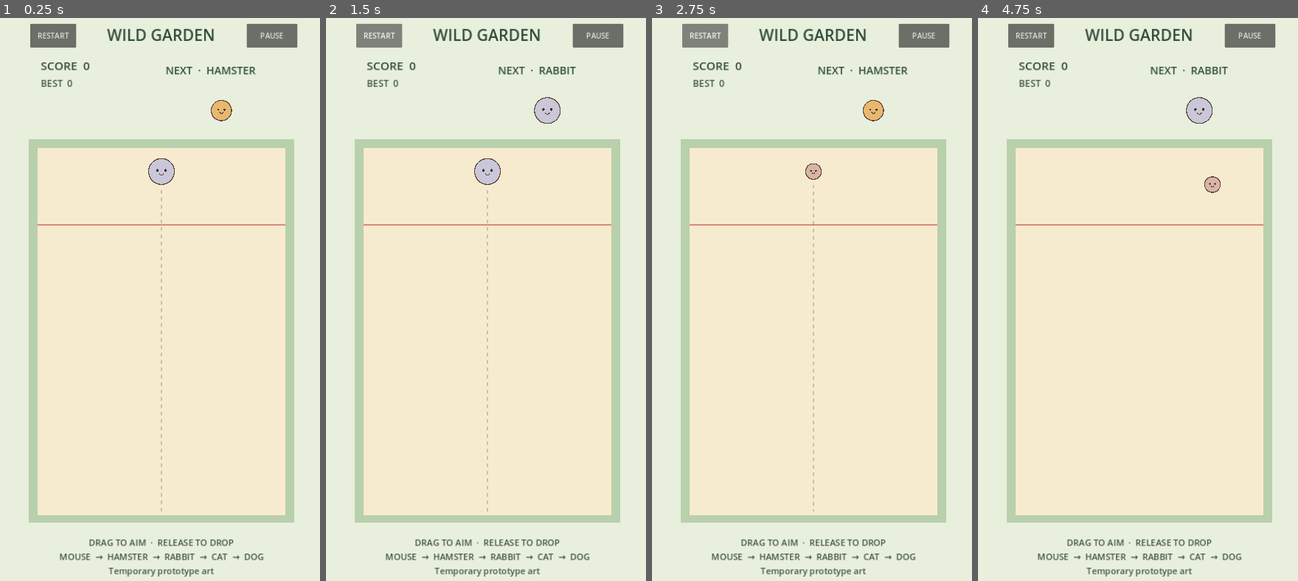
Above: before the commit, frames 1-4 (left to right).
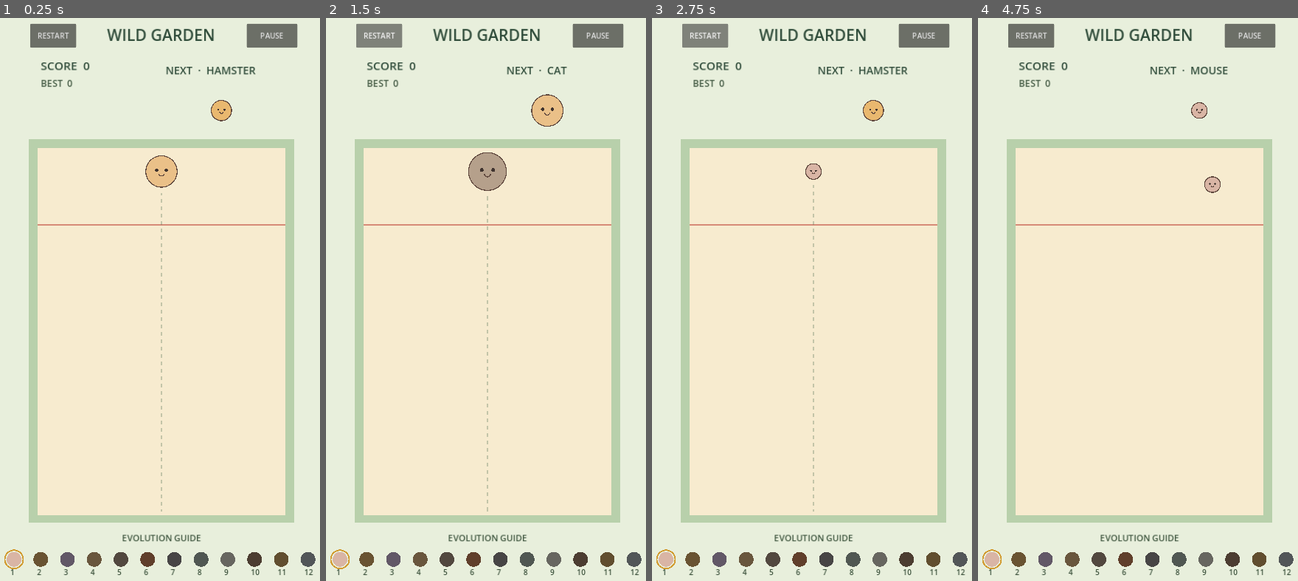
Above: after the commit, the same moments.

Repository: sandikovcusu-commits/MergeAnimal
Game: Godot game, scene res://scenes/game/Game.tscn
The game is run twice, just before and just after one commit, with the same random seed, the same clock (stepped at 60 frames per second) and the same inputs.
Inputs (mouse positions are in pixels of both pictures, inside the frame that each line leads up to):
- Up to frame 1 (0.25 s): no input
- Up to frame 2 (1.5 s): click "RESTART" at 0.5 s; click "RESTART" at 1.25 s
- Up to frame 3 (2.75 s): click "RESTART" at 2 s
- Up to frame 4 (4.75 s): click "PAUSE" at 2.75 s; click "RESUME" at 3.5 s; tap Enter at 4.25 s; move the mouse to (1211, 276) at 4.27 s; click (1211, 276) at 4.42 s

The runs differ from the first frame. In frame 1, 2.7% of the frame differs, in the area x 1-99%, y 24-100%; in frame 2, 3.5%, in the area x 1-99%, y 8-100%; in frame 3, 2.2%; in frame 4, 2.6%.

Commit message:
Add data-driven animal evolution and day 3 regression coverage
Co-authored-by: arena-agent <297053741+arena-agent@users.noreply.github.com>

Diff:
--- a/MergeAnimals/project.godot
+++ b/MergeAnimals/project.godot
@@ -1,9 +1,9 @@
-; Merge Animals: Wild Garden — day 2 unverified development build
+; Merge Animals: Wild Garden — day 3 development build
 config_version=5
 
 [application]
 config/name="Merge Animals: Wild Garden"
-config/version="0.2.0-dev"
+config/version="0.3.0-dev"
 run/main_scene="res://scenes/game/Game.tscn"
 
 [display]
--- /dev/null
+++ b/MergeAnimals/resources/animals/bear.tres
@@ -0,0 +1,22 @@
+[gd_resource type="Resource" script_class="AnimalData" load_steps=2 format=3]
+
+[ext_resource type="Script" path="res://scripts/gameplay/AnimalData.gd" id="1"]
+
+[resource]
+script = ExtResource("1")
+id = &"bear"
+display_name = "Bear"
+translation_key = &"ANIMAL_BEAR"
+level = 10
+radius = 93.0
+body_mass = 6.7
+friction = 0.5
+bounce = 0.1
+linear_damping = 0.0
+angular_damping = 0.0
+spawn_weight = 0.0
+next_evolution_id = &"lion"
+golden_terminal = false
+merge_score = 150
+placeholder_color = Color(0.658824, 0.529412, 0.431373, 1)
+unlock_id = &"bear"
--- a/MergeAnimals/resources/animals/cat.tres
+++ b/MergeAnimals/resources/animals/cat.tres
@@ -6,11 +6,17 @@
 script = ExtResource("1")
 id = &"cat"
 display_name = "Cat"
+translation_key = &"ANIMAL_CAT"
 level = 4
 radius = 35.0
-body_mass = 2.0
+body_mass = 1.8
 friction = 0.5
 bounce = 0.1
+linear_damping = 0.0
+angular_damping = 0.0
+spawn_weight = 15.0
+next_evolution_id = &"dog"
+golden_terminal = false
 merge_score = 12
-placeholder_color = Color(0.886275, 0.662745, 0.588235, 1)
+placeholder_color = Color(0.917647, 0.752941, 0.533333, 1)
 unlock_id = &"cat"
--- a/MergeAnimals/resources/animals/dog.tres
+++ b/MergeAnimals/resources/animals/dog.tres
@@ -6,11 +6,17 @@
 script = ExtResource("1")
 id = &"dog"
 display_name = "Dog"
+translation_key = &"ANIMAL_DOG"
 level = 5
 radius = 42.0
-body_mass = 2.6
+body_mass = 2.3
 friction = 0.5
 bounce = 0.1
+linear_damping = 0.0
+angular_damping = 0.0
+spawn_weight = 10.0
+next_evolution_id = &"fox"
+golden_terminal = false
 merge_score = 20
-placeholder_color = Color(0.741176, 0.596078, 0.435294, 1)
+placeholder_color = Color(0.709804, 0.627451, 0.545098, 1)
 unlock_id = &"dog"
--- /dev/null
+++ b/MergeAnimals/resources/animals/elephant.tres
@@ -0,0 +1,22 @@
+[gd_resource type="Resource" script_class="AnimalData" load_steps=2 format=3]
+
+[ext_resource type="Script" path="res://scripts/gameplay/AnimalData.gd" id="1"]
+
+[resource]
+script = ExtResource("1")
+id = &"elephant"
+display_name = "Elephant"
+translation_key = &"ANIMAL_ELEPHANT"
+level = 12
+radius = 125.0
+body_mass = 9.8
+friction = 0.5
+bounce = 0.1
+linear_damping = 0.0
+angular_damping = 0.0
+spawn_weight = 0.0
+next_evolution_id = &""
+golden_terminal = true
+merge_score = 500
+placeholder_color = Color(0.717647, 0.749020, 0.772549, 1)
+unlock_id = &"elephant"
--- /dev/null
+++ b/MergeAnimals/resources/animals/fox.tres
@@ -0,0 +1,22 @@
+[gd_resource type="Resource" script_class="AnimalData" load_steps=2 format=3]
+
+[ext_resource type="Script" path="res://scripts/gameplay/AnimalData.gd" id="1"]
+
+[resource]
+script = ExtResource("1")
+id = &"fox"
+display_name = "Fox"
+translation_key = &"ANIMAL_FOX"
+level = 6
+radius = 50.0
+body_mass = 2.9
+friction = 0.5
+bounce = 0.1
+linear_damping = 0.0
+angular_damping = 0.0
+spawn_weight = 0.0
+next_evolution_id = &"raccoon"
+golden_terminal = false
+merge_score = 32
+placeholder_color = Color(0.839216, 0.545098, 0.376471, 1)
+unlock_id = &"fox"
--- a/MergeAnimals/resources/animals/hamster.tres
+++ b/MergeAnimals/resources/animals/hamster.tres
@@ -6,11 +6,17 @@
 script = ExtResource("1")
 id = &"hamster"
 display_name = "Hamster"
+translation_key = &"ANIMAL_HAMSTER"
 level = 2
 radius = 23.0
 body_mass = 1.1
 friction = 0.5
 bounce = 0.1
+linear_damping = 0.0
+angular_damping = 0.0
+spawn_weight = 25.0
+next_evolution_id = &"rabbit"
+golden_terminal = false
 merge_score = 4
 placeholder_color = Color(0.913725, 0.721569, 0.435294, 1)
 unlock_id = &"hamster"
--- /dev/null
+++ b/MergeAnimals/resources/animals/koala.tres
@@ -0,0 +1,22 @@
+[gd_resource type="Resource" script_class="AnimalData" load_steps=2 format=3]
+
+[ext_resource type="Script" path="res://scripts/gameplay/AnimalData.gd" id="1"]
+
+[resource]
+script = ExtResource("1")
+id = &"koala"
+display_name = "Koala"
+translation_key = &"ANIMAL_KOALA"
+level = 8
+radius = 69.0
+body_mass = 4.5
+friction = 0.5
+bounce = 0.1
+linear_damping = 0.0
+angular_damping = 0.0
+spawn_weight = 0.0
+next_evolution_id = &"panda"
+golden_terminal = false
+merge_score = 70
+placeholder_color = Color(0.698039, 0.756863, 0.709804, 1)
+unlock_id = &"koala"
--- /dev/null
+++ b/MergeAnimals/resources/animals/lion.tres
@@ -0,0 +1,22 @@
+[gd_resource type="Resource" script_class="AnimalData" load_steps=2 format=3]
+
+[ext_resource type="Script" path="res://scripts/gameplay/AnimalData.gd" id="1"]
+
+[resource]
+script = ExtResource("1")
+id = &"lion"
+display_name = "Lion"
+translation_key = &"ANIMAL_LION"
+level = 11
+radius = 108.0
+body_mass = 8.1
+friction = 0.5
+bounce = 0.1
+linear_damping = 0.0
+angular_damping = 0.0
+spawn_weight = 0.0
+next_evolution_id = &"elephant"
+golden_terminal = false
+merge_score = 220
+placeholder_color = Color(0.843137, 0.682353, 0.407843, 1)
+unlock_id = &"lion"
--- a/MergeAnimals/resources/animals/mouse.tres
+++ b/MergeAnimals/resources/animals/mouse.tres
@@ -6,11 +6,17 @@
 script = ExtResource("1")
 id = &"mouse"
 display_name = "Mouse"
+translation_key = &"ANIMAL_MOUSE"
 level = 1
 radius = 18.0
 body_mass = 0.8
 friction = 0.5
 bounce = 0.1
+linear_damping = 0.0
+angular_damping = 0.0
+spawn_weight = 30.0
+next_evolution_id = &"hamster"
+golden_terminal = false
 merge_score = 2
 placeholder_color = Color(0.850980, 0.709804, 0.647059, 1)
 unlock_id = &"mouse"
--- /dev/null
+++ b/MergeAnimals/resources/animals/panda.tres
@@ -0,0 +1,22 @@
+[gd_resource type="Resource" script_class="AnimalData" load_steps=2 format=3]
+
+[ext_resource type="Script" path="res://scripts/gameplay/AnimalData.gd" id="1"]
+
+[resource]
+script = ExtResource("1")
+id = &"panda"
+display_name = "Panda"
+translation_key = &"ANIMAL_PANDA"
+level = 9
+radius = 80.0
+body_mass = 5.5
+friction = 0.5
+bounce = 0.1
+linear_damping = 0.0
+angular_damping = 0.0
+spawn_weight = 0.0
+next_evolution_id = &"bear"
+golden_terminal = false
+merge_score = 100
+placeholder_color = Color(0.894118, 0.890196, 0.839216, 1)
+unlock_id = &"panda"
--- a/MergeAnimals/resources/animals/rabbit.tres
+++ b/MergeAnimals/resources/animals/rabbit.tres
@@ -6,11 +6,17 @@
 script = ExtResource("1")
 id = &"rabbit"
 display_name = "Rabbit"
+translation_key = &"ANIMAL_RABBIT"
 level = 3
 radius = 29.0
-body_mass = 1.5
+body_mass = 1.4
 friction = 0.5
 bounce = 0.1
+linear_damping = 0.0
+angular_damping = 0.0
+spawn_weight = 20.0
+next_evolution_id = &"cat"
+golden_terminal = false
 merge_score = 8
-placeholder_color = Color(0.788235, 0.780392, 0.847059, 1)
+placeholder_color = Color(0.850980, 0.768627, 0.901961, 1)
 unlock_id = &"rabbit"
--- /dev/null
+++ b/MergeAnimals/resources/animals/raccoon.tres
@@ -0,0 +1,22 @@
+[gd_resource type="Resource" script_class="AnimalData" load_steps=2 format=3]
+
+[ext_resource type="Script" path="res://scripts/gameplay/AnimalData.gd" id="1"]
+
+[resource]
+script = ExtResource("1")
+id = &"raccoon"
+display_name = "Raccoon"
+translation_key = &"ANIMAL_RACCOON"
+level = 7
+radius = 59.0
+body_mass = 3.6
+friction = 0.5
+bounce = 0.1
+linear_damping = 0.0
+angular_damping = 0.0
+spawn_weight = 0.0
+next_evolution_id = &"koala"
+golden_terminal = false
+merge_score = 48
+placeholder_color = Color(0.619608, 0.603922, 0.600000, 1)
+unlock_id = &"raccoon"
--- a/MergeAnimals/scenes/game/Game.tscn
+++ b/MergeAnimals/scenes/game/Game.tscn
@@ -12,6 +12,19 @@
 [ext_resource type="Script" path="res://scripts/managers/DangerMonitor.gd" id="10"]
 [ext_resource type="Script" path="res://scripts/gameplay/AnimalVisual.gd" id="11"]
 
+[ext_resource type="Resource" path="res://resources/animals/fox.tres" id="animal6"]
+[ext_resource type="Resource" path="res://resources/animals/raccoon.tres" id="animal7"]
+[ext_resource type="Resource" path="res://resources/animals/koala.tres" id="animal8"]
+[ext_resource type="Resource" path="res://resources/animals/panda.tres" id="animal9"]
+[ext_resource type="Resource" path="res://resources/animals/bear.tres" id="animal10"]
+[ext_resource type="Resource" path="res://resources/animals/lion.tres" id="animal11"]
+[ext_resource type="Resource" path="res://resources/animals/elephant.tres" id="animal12"]
+[ext_resource type="Script" path="res://scripts/gameplay/GoldenConfig.gd" id="gold_config"]
+
+[sub_resource type="Resource" id="gold_settings"]
+script = ExtResource("gold_config")
+bonus_score = 1000
+
 [sub_resource type="RectangleShape2D" id="wall"]
 size = Vector2(32, 830)
 
@@ -20,7 +33,8 @@
 
 [node name="Game" type="Node2D"]
 script = ExtResource("1")
-animals = Array[ExtResource("6")]([ExtResource("3"), ExtResource("4"), ExtResource("5"), ExtResource("7"), ExtResource("8")])
+animals = Array[ExtResource("6")]([ExtResource("3"), ExtResource("4"), ExtResource("5"), ExtResource("7"), ExtResource("8"), ExtResource("animal6"), ExtResource("animal7"), ExtResource("animal8"), ExtResource("animal9"), ExtResource("animal10"), ExtResource("animal11"), ExtResource("animal12")])
+golden_config = SubResource("gold_settings")
 animal_scene = ExtResource("2")
 
 [node name="Walls" type="StaticBody2D" parent="."]
@@ -117,12 +131,24 @@
 
 [node name="Hint" type="Label" parent="HUD"]
 offset_left = 60.0
-offset_top = 1140.0
+offset_top = 1130.0
 offset_right = 660.0
-offset_bottom = 1240.0
+offset_bottom = 1160.0
 theme_override_colors/font_color = Color(0.25, 0.34, 0.25, 1)
 theme_override_font_sizes/font_size = 19
-text = "DRAG TO AIM  ·  RELEASE TO DROP\nMOUSE  →  HAMSTER  →  RABBIT  →  CAT  →  DOG\nTemporary prototype art"
+text = "EVOLUTION GUIDE"
+horizontal_alignment = 1
+mouse_filter = 2
+
+[node name="GoldenLabel" type="Label" parent="HUD"]
+visible = false
+offset_left = 150.0
+offset_top = 420.0
+offset_right = 570.0
+offset_bottom = 480.0
+theme_override_font_sizes/font_size = 38
+theme_override_colors/font_color = Color(0.95, 0.70, 0.12, 1)
+text = "GOLDEN MERGE!"
 horizontal_alignment = 1
 mouse_filter = 2
 
--- a/MergeAnimals/scripts/gameplay/Animal.gd
+++ b/MergeAnimals/scripts/gameplay/Animal.gd
@@ -15,6 +15,8 @@
 	shape.radius = data.radius
 	circle.shape = shape
 	mass = data.body_mass
+	linear_damp = data.linear_damping
+	angular_damp = data.angular_damping
 	var material := PhysicsMaterial.new()
 	material.friction = data.friction
 	material.bounce = data.bounce
--- a/MergeAnimals/scripts/gameplay/AnimalData.gd
+++ b/MergeAnimals/scripts/gameplay/AnimalData.gd
@@ -3,14 +3,22 @@
 
 @export var id: StringName = &"mouse"
 @export var display_name: String = "Mouse"
+@export var translation_key: StringName = &"ANIMAL_MOUSE"
 @export_range(1, 100) var level: int = 1
 @export_range(5.0, 200.0) var radius: float = 18.0
 @export_range(0.01, 50.0) var body_mass: float = 1.0
 @export_range(0.0, 1.0) var friction: float = 0.5
 @export_range(0.0, 1.0) var bounce: float = 0.1
+@export_range(0.0, 20.0) var linear_damping: float = 0.0
+@export_range(0.0, 20.0) var angular_damping: float = 0.0
+@export_range(0.0, 100.0) var spawn_weight: float = 0.0
+@export var next_evolution_id: StringName = &""
+@export var golden_terminal: bool = false
 @export var merge_score: int = 2
 @export var placeholder_color: Color = Color("d9b5a5")
-@export var sprite: Texture2D
+@export var sprite: Texture2D # Main sprite; existing V0.2 property retained.
+@export var happy_sprite: Texture2D
+@export var surprise_sprite: Texture2D
 @export var merge_effect: PackedScene
 @export var merge_sound: AudioStream
 @export var unlock_id: StringName = &"mouse"
--- a/MergeAnimals/scripts/gameplay/Game.gd
+++ b/MergeAnimals/scripts/gameplay/Game.gd
@@ -14,6 +14,9 @@
 @export var test_seed: int = 0
 @export var animals: Array[AnimalData] = []
 @export var animal_scene: PackedScene
+@export var golden_config: GoldenConfig
+@export var combo_enabled: bool = true
+@export_range(0.1, 5.0) var combo_window: float = 1.0
 @export var debug_enabled: bool = false
 @export var persist_best: bool = true
 
@@ -29,6 +32,7 @@
 @onready var overlay: Control = $HUD/Overlay
 @onready var overlay_title: Label = $HUD/Overlay/Title
 @onready var resume_button: Button = $HUD/Overlay/ResumeButton
+@onready var golden_label: Label = $HUD/GoldenLabel
 @onready var debug_panel: Control = $HUD/DebugPanel
 @onready var debug_label: Label = $HUD/DebugPanel/Info
 var current_data: AnimalData
@@ -45,6 +49,11 @@
 var spawn_count: int = 0
 var debug_outlines: bool = false
 var drop_requested: bool = false
+var combo_count: int = 0
+var combo_left: float = 0.0
+var combo_events: int = 0
+var highest_level: int = 1
+var golden_tween: Tween
 
 func _ready() -> void:
 	process_mode = Node.PROCESS_MODE_ALWAYS
@@ -58,6 +67,7 @@
 		rng.seed = test_seed
 	merge_manager.setup(self)
 	merge_manager.merged.connect(_on_merged)
+	merge_manager.golden_merged.connect(_on_golden_merged)
 	danger_monitor.setup(self)
 	danger_monitor.overflow.connect(_on_game_over)
 	danger_monitor.danger_changed.connect(_on_danger_changed)
@@ -86,6 +96,9 @@
 	if not is_playing():
 		return
 	cooldown_left = maxf(0.0, cooldown_left - delta)
+	combo_left = maxf(0.0, combo_left - delta)
+	if combo_left <= 0.0:
+		combo_count = 0
 	if drop_requested:
 		drop_requested = false
 		_attempt_drop()
@@ -102,13 +115,28 @@
 		queue_redraw()
 
 func _pick_animal() -> AnimalData:
-	# Day 2 keeps the original three equally likely; weights are scheduled for Day 3.
-	return animals[rng.randi_range(0, mini(2, animals.size() - 1))]
+	var total := 0.0
+	for data in animals:
+		total += maxf(0.0, data.spawn_weight)
+	if total <= 0.0:
+		return animals[0]
+	var choice := rng.randf() * total
+	for data in animals:
+		choice -= maxf(0.0, data.spawn_weight)
+		if choice < 0.0:
+			return data
+	return animals[0]
+
+func find_animal(id: StringName) -> AnimalData:
+	for data in animals:
+		if data.id == id:
+			return data
+	return null
 
 func find_next_level(level: int) -> AnimalData:
 	for data in animals:
-		if data.level == level + 1:
-			return data
+		if data.level == level:
+			return find_animal(data.next_evolution_id)
 	return null
 
 func _set_aim(x: float) -> void:
@@ -202,6 +230,8 @@
 func create_animal(data: AnimalData, point: Vector2) -> Animal:
 	var animal := animal_scene.instantiate() as Animal
 	animal.data = data
+	highest_level = maxi(highest_level, data.level)
+	queue_redraw()
 	animal.position = point
 	pieces.add_child(animal)
 	merge_manager.observe(animal)
@@ -229,12 +259,39 @@
 				return point
 	return null
 
-func _on_merged(data: AnimalData, _point: Vector2) -> void:
-	score += data.merge_score
+func _award_merge(base_score: int) -> void:
+	if combo_enabled:
+		combo_count = combo_count + 1 if combo_left > 0.0 else 1
+		combo_left = combo_window
+		if combo_count > 1:
+			combo_events += 1
+	else:
+		combo_count = 1
+	var multiplier := minf(2.0, 1.0 + maxf(0, combo_count - 1) * 0.25)
+	score += roundi(base_score * multiplier)
 	if score > best_score:
 		best_score = score
 		_save_best()
 	_update_hud()
+
+func _on_merged(data: AnimalData, _point: Vector2) -> void:
+	_award_merge(data.merge_score)
+
+func _on_golden_merged(_point: Vector2) -> void:
+	# Golden award is exactly the configured bonus; it does not receive combo multiplication.
+	score += golden_config.bonus_score if golden_config else 1000
+	if score > best_score:
+		best_score = score
+		_save_best()
+	_update_hud()
+	golden_label.visible = true
+	golden_label.modulate.a = 1.0
+	if golden_tween and golden_tween.is_running():
+		golden_tween.kill()
+	golden_tween = create_tween()
+	golden_tween.tween_interval(0.7)
+	golden_tween.tween_property(golden_label, "modulate:a", 0.0, 0.5)
+	golden_tween.tween_callback(func(): golden_label.visible = false)
 
 func _load_best() -> int:
 	if not persist_best:
@@ -263,6 +320,8 @@
 	if not is_playing():
 		return
 	game_state = GameState.GAME_OVER
+	combo_count = 0
+	combo_left = 0.0
 	drop_requested = false
 	active_touch = -1
 	mouse_down = false
@@ -321,6 +380,18 @@
 	draw_line(Vector2(left_bound, danger_height), Vector2(right_bound, danger_height), line_color, 3.0)
 	if current_data and is_playing() and _can_aim():
 		draw_dashed_line(Vector2(aim_x, spawn_height + current_data.radius + 12), Vector2(aim_x, floor_height - 8), Color(0.38, 0.48, 0.37, 0.35), 2.0, 8.0)
+	# Compact evolution guide occupies the bottom margin, below the floor.
+	var font := ThemeDB.fallback_font
+	for i in range(animals.size()):
+		var item := animals[i]
+		var x := 40.0 + i * 58.0
+		var color: Color = item.placeholder_color
+		if item.level > highest_level:
+			color = color.darkened(0.55)
+		draw_circle(Vector2(x, 1190), 16, color)
+		if item.level == highest_level:
+			draw_arc(Vector2(x, 1190), 20, 0, TAU, 32, Color("d29b31"), 3.0)
+		draw_string(font, Vector2(x - 8, 1224), str(item.level), HORIZONTAL_ALIGNMENT_LEFT, -1, 16, Color("394f39"))
 	if debug_outlines and is_instance_valid(pieces):
 		for body in pieces.get_children():
 			if body is Animal:
--- /dev/null
+++ b/MergeAnimals/scripts/gameplay/GoldenConfig.gd
@@ -0,0 +1,4 @@
+class_name GoldenConfig
+extends Resource
+
+@export_range(0, 1000000, 1) var bonus_score: int = 1000
--- a/MergeAnimals/scripts/managers/MergeManager.gd
+++ b/MergeAnimals/scripts/managers/MergeManager.gd
@@ -2,6 +2,7 @@
 extends Node
 
 signal merged(result: AnimalData, point: Vector2)
+signal golden_merged(point: Vector2)
 
 var game
 var pending: Array[Dictionary] = []
@@ -26,13 +27,14 @@
 		return false
 	if a.data.level != b.data.level or a.data.id != b.data.id:
 		return false
-	var target: AnimalData = game.find_next_level(a.data.level)
-	if target == null: # Level 5 is a temporary cap, not a golden merge.
+	var target: AnimalData = game.find_animal(a.data.next_evolution_id)
+	var golden: bool = a.data.golden_terminal
+	if target == null and not golden:
 		return false
 	# Reserve both synchronously inside the callback. No scene/physics mutation here.
 	a.merge_locked = true
 	b.merge_locked = true
-	pending.append({"a": a, "b": b, "target": target})
+	pending.append({"a": a, "b": b, "target": target, "golden": golden})
 	return true
 
 func _physics_process(_delta: float) -> void:
@@ -58,15 +60,20 @@
 			continue
 		var target: AnimalData = pair["target"]
 		var midpoint: Vector2 = (a.global_position + b.global_position) * 0.5
-		var safe_point: Variant = game.find_merge_position(midpoint, target.radius, a, b)
-		if safe_point == null:
-			continue
+		var safe_point: Variant = midpoint
+		if not pair["golden"]:
+			safe_point = game.find_merge_position(midpoint, target.radius, a, b)
+			if safe_point == null:
+				continue
 		pending.erase(pair)
 		# Remove from the tree outside physics callbacks before creating the replacement.
 		game.pieces.remove_child(a)
 		game.pieces.remove_child(b)
 		a.queue_free()
 		b.queue_free()
-		game.create_animal(target, safe_point)
 		merge_count += 1
-		merged.emit(target, safe_point)
+		if pair["golden"]:
+			golden_merged.emit(midpoint)
+		else:
+			game.create_animal(target, safe_point)
+			merged.emit(target, safe_point)
--- a/MergeAnimals/tests/integration/day2_suite.gd
+++ b/MergeAnimals/tests/integration/day2_suite.gd
@@ -21,6 +21,7 @@
 func fixture() -> void:
 	paused = false
 	game = scene.instantiate()
+	game.combo_enabled = false
 	game.test_seed = 42
 	game.persist_best = false
 	root.add_child(game)
--- /dev/null
+++ b/MergeAnimals/tests/integration/day3_suite.gd
@@ -0,0 +1,108 @@
+extends SceneTree
+var scene := preload("res://scenes/game/Game.tscn")
+var checks := 0
+var failures := 0
+var game
+var ids := ["mouse", "hamster", "rabbit", "cat", "dog", "fox", "raccoon", "koala", "panda", "bear", "lion", "elephant"]
+var radii := [18, 23, 29, 35, 42, 50, 59, 69, 80, 93, 108, 125]
+var scores := [2, 4, 8, 12, 20, 32, 48, 70, 100, 150, 220, 500]
+func _initialize() -> void:
+	call_deferred("run")
+func check(ok: bool, name: String) -> void:
+	checks += 1
+	print("%s %d: %s" % ["PASS" if ok else "FAIL", checks, name])
+	if not ok:
+		failures += 1
+func fixture() -> void:
+	paused = false
+	game = scene.instantiate()
+	game.test_seed = 42
+	game.persist_best = false
+	root.add_child(game)
+	await process_frame
+func cleanup() -> void:
+	paused = false
+	game.queue_free()
+	await process_frame
+func run() -> void:
+	await fixture()
+	check(game.animals.size() == 12, "12 configured AnimalData resources")
+	for i in range(12):
+		var d = game.animals[i]
+		check(d.id == StringName(ids[i]) and d.level == i + 1 and d.radius == radii[i] and d.merge_score == scores[i], "animal %d identity radius score" % (i + 1))
+	for i in range(11):
+		check(game.find_animal(game.animals[i].next_evolution_id) == game.animals[i + 1], "evolution link %d" % (i + 1))
+	check(game.animals[11].golden_terminal and game.animals[11].next_evolution_id == &"", "elephant golden terminal")
+	check(game.right_bound - game.left_bound >= 4 * game.animals[11].radius, "two elephant diameters fit container")
+	var counts := [0, 0, 0, 0, 0, 0, 0, 0, 0, 0, 0, 0]
+	game.rng.seed = 13579
+	for i in range(10000):
+		var d = game._pick_animal()
+		counts[d.level - 1] += 1
+	print("Spawn distribution seed=13579 n=10000: ", counts)
+	for i in range(5):
+		check(absf(counts[i] / 10000.0 - [0.30, 0.25, 0.20, 0.15, 0.10][i]) < 0.02, "spawn weight %s within 2 percentage points" % ids[i])
+	var high := 0
+	for i in range(5, 12):
+		high += counts[i]
+	check(high == 0, "no high tier randomly spawns")
+	game.rng.seed = 13579
+	var first = game._pick_animal().id
+	game.rng.seed = 13579
+	check(game._pick_animal().id == first, "spawn seed reproducible")
+	game.score = 0
+	game._award_merge(100)
+	check(game.combo_count == 1 and game.score == 100, "combo start 1x")
+	game._award_merge(100)
+	check(game.combo_count == 2 and game.score == 225, "combo x2 1.25")
+	game._award_merge(100)
+	check(game.combo_count == 3 and game.score == 375, "combo x3 1.5")
+	game._award_merge(100)
+	check(game.combo_count == 4 and game.score == 550, "combo x4 1.75")
+	game._award_merge(100)
+	game._award_merge(100)
+	check(game.combo_count == 6 and game.score == 950, "combo x5+ capped 2x")
+	game._toggle_pause()
+	var held: float = game.combo_left
+	await physics_frame
+	check(game.combo_left == held, "combo timer pauses")
+	game._toggle_pause()
+	game.combo_left = 0.001
+	game._physics_process(0.01)
+	check(game.combo_count == 0, "combo timeout resets")
+	game._award_merge(100)
+	check(game.combo_count == 1 and game.score == 1050, "post timeout returns to 1x")
+	game._on_game_over()
+	check(game.combo_count == 0 and game.combo_left == 0.0, "game over resets combo")
+	await cleanup()
+	# Actual Godot contact, not direct request_merge, for every transition including gold.
+	for i in range(12):
+		await fixture()
+		game.danger_monitor.set_physics_process(false)
+		var d = game.animals[i]
+		var left = game.create_animal(d, Vector2(360 - d.radius - 10, 700))
+		var right = game.create_animal(d, Vector2(360 + d.radius + 10, 700))
+		left.linear_velocity = Vector2(200, 0)
+		right.linear_velocity = Vector2(-200, 0)
+		for frame in range(180):
+			await physics_frame
+			if game.merge_manager.merge_count > 0:
+				break
+		var expected_score: int = 1000 if i == 11 else scores[i + 1]
+		var count_expected := 0 if i == 11 else 1
+		var correct: bool = game.merge_manager.merge_count == 1 and game.pieces.get_child_count() == count_expected and game.score == expected_score
+		if i < 11 and game.pieces.get_child_count() == 1:
+			correct = correct and game.pieces.get_child(0).data.id == StringName(ids[i + 1])
+		check(correct, "real collision %s -> %s (score=%d, count=%d)" % [ids[i], "gold" if i == 11 else ids[i + 1], game.score, game.pieces.get_child_count()])
+		if i == 11:
+			await physics_frame
+			await physics_frame
+			check(game.score == 1000 and game.is_playing() and game.merge_manager.merge_count == 1, "golden duplicate protected; play continues")
+		await cleanup()
+	await fixture()
+	check(game.combo_count == 0 and game.highest_level == 1 and game.score == 0, "new scene resets combo score guide")
+	game.create_animal(game.animals[7], Vector2(360, 800))
+	check(game.highest_level == 8, "guide records highest created animal")
+	await cleanup()
+	print("Day3 checks: %d; failures: %d" % [checks, failures])
+	quit(1 if failures else 0)
--- a/MergeAnimals/tests/physics/chain_contact.gd
+++ b/MergeAnimals/tests/physics/chain_contact.gd
@@ -4,6 +4,7 @@
 	call_deferred("run")
 func run() -> void:
 	var game = scene.instantiate()
+	game.combo_enabled = false
 	game.test_seed = 42
 	game.persist_best = false
 	root.add_child(game)
--- a/MergeAnimals/tests/physics/real_gameplay.gd
+++ b/MergeAnimals/tests/physics/real_gameplay.gd
@@ -41,7 +41,8 @@
 	# Non-merging maximum level: broad supported grid extends above danger line.
 	for row in range(8):
 		for column in range(6):
-			game.create_animal(game.animals[4], Vector2(140 + column * 84, 1052 - row * 84))
+			var locked = game.create_animal(game.animals[4], Vector2(140 + column * 84, 1052 - row * 84))
+			locked.merge_locked = true
 	for i in range(360):
 		await physics_frame
 		if not game.is_playing():
Binary file added: MergeAnimals/concepts/cat.png
Binary file added: MergeAnimals/concepts/elephant.png
Binary file added: MergeAnimals/concepts/mouse.png
Not shown: 1 places in MergeAnimals/scenes/game/Game.tscn that only renumber resources
Not shown, added: MergeAnimals/tests/logs/v030-baseline.txt
Not shown, changed: MergeAnimals/ART_BIBLE.md
Not shown, changed: MergeAnimals/ASSET_LICENSES.md
Not shown, added: MergeAnimals/BALANCE_RESEARCH.md
Not shown, changed: MergeAnimals/RUN_TESTS.bat
